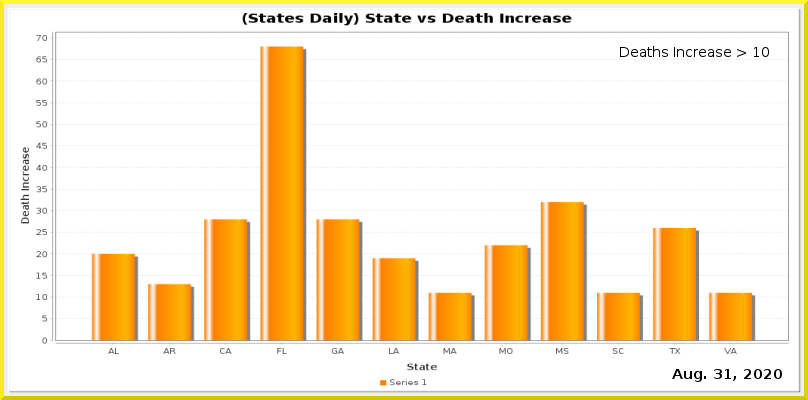
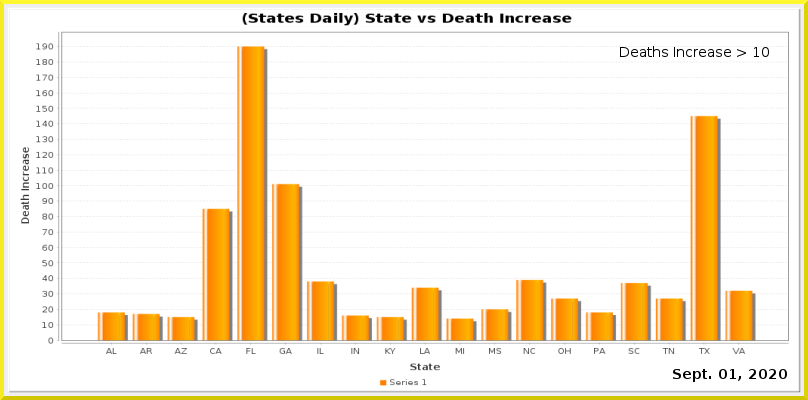
Layer changes from the first 808 × 400 image to the second:
painted on "Current Date" over (672, 369, 787, 382)
painted on "Date_vs_TestIncrease.png" over (36, 31, 789, 371)
